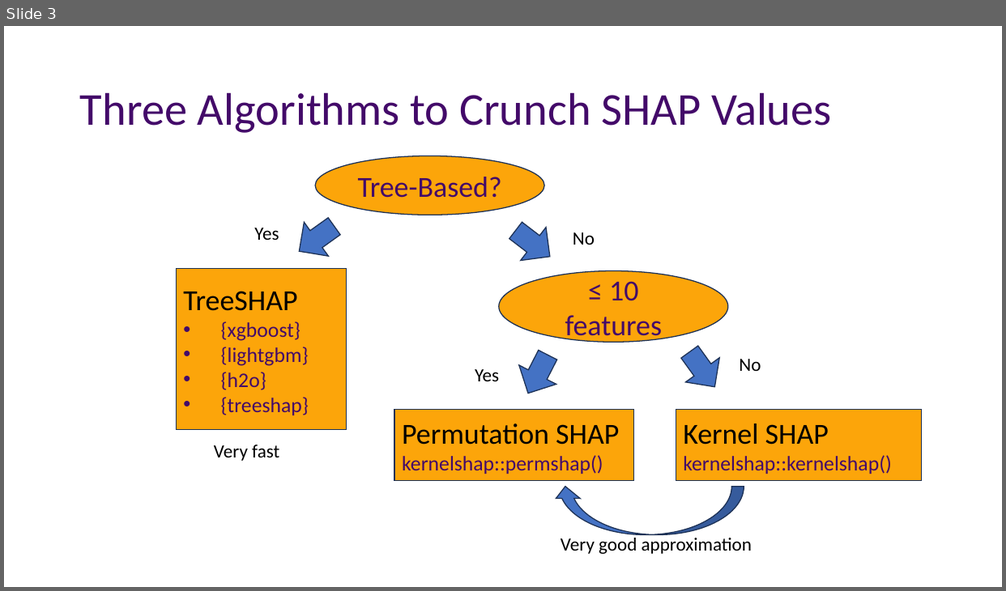
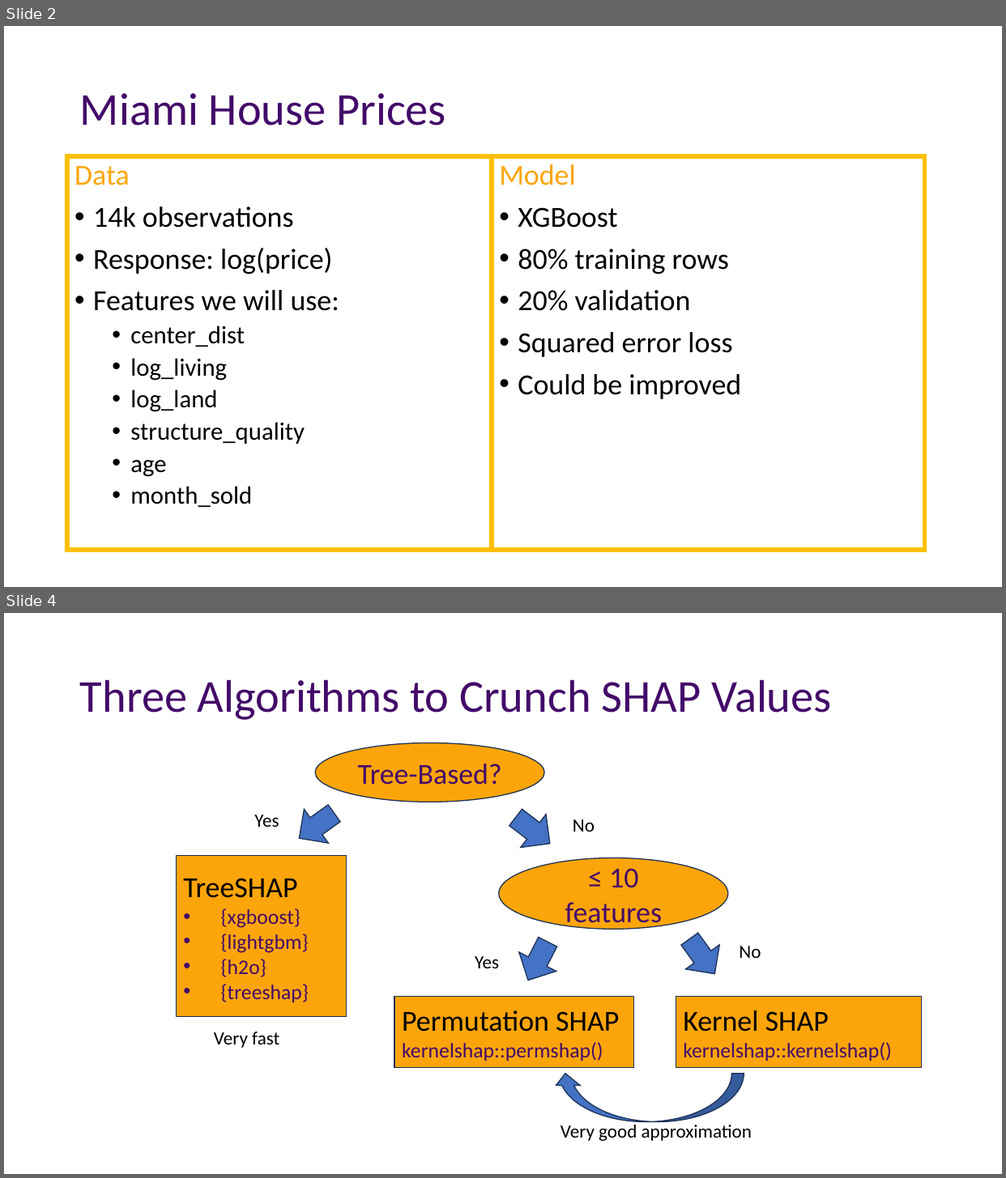
Before and after one commit to mayer79/demo_shapviz, a slide deck: SHAP in R.pptx. Shown one above the other, each under a label of ours: slide 3 before the commit, slides 2 and 4 after it; the slides between them are not shown. The pictures are 1006x591 and 1006x1178 pixels, drawn with LibreOffice and Linux fonts; fonts in the diff are those of the drawing. Boxes give left, top, right and bottom in pixels: in the first picture for what was removed or moved away, otherwise in the second. Text is boxed around its words. In the diff, an @@ line names an element or a change of style, - is before the commit and + after.

Commit message:
Add slides with data and model

```diff
--- a/SHAP in R.pptx
+++ b/SHAP in R.pptx
@@ slide 2 added at (4, 26, 1002, 587), background #FFFFFF @@
@@ title added at (80, 93, 446, 126), 44 pt, text #430A69 @@
+Miami House Prices
@@ text added at (67, 156, 492, 550), fill #FFFFFF, outline #FFC000 4.5 pt, 24 pt, text #000000 @@
+Data
+• 14k observations
+• Response: log(price)
+• Features we will use:
+  • center_dist
+  • log_living
+  • log_land
+  • structure_quality
+  • age
+  • month_sold
@@ rectangle added at (492, 156, 925, 550), fill #FFFFFF, outline #FFC000 4.5 pt, 28 pt, text #000000 @@
+Model
+• XGBoost
+• 80% training rows
+• 20% validation
+• Squared error loss
+• Could be improved
@@ what was slide 3 is now slide 4 @@
```
Also in this commit, not shown: 2 slides changed, 1 other file.
